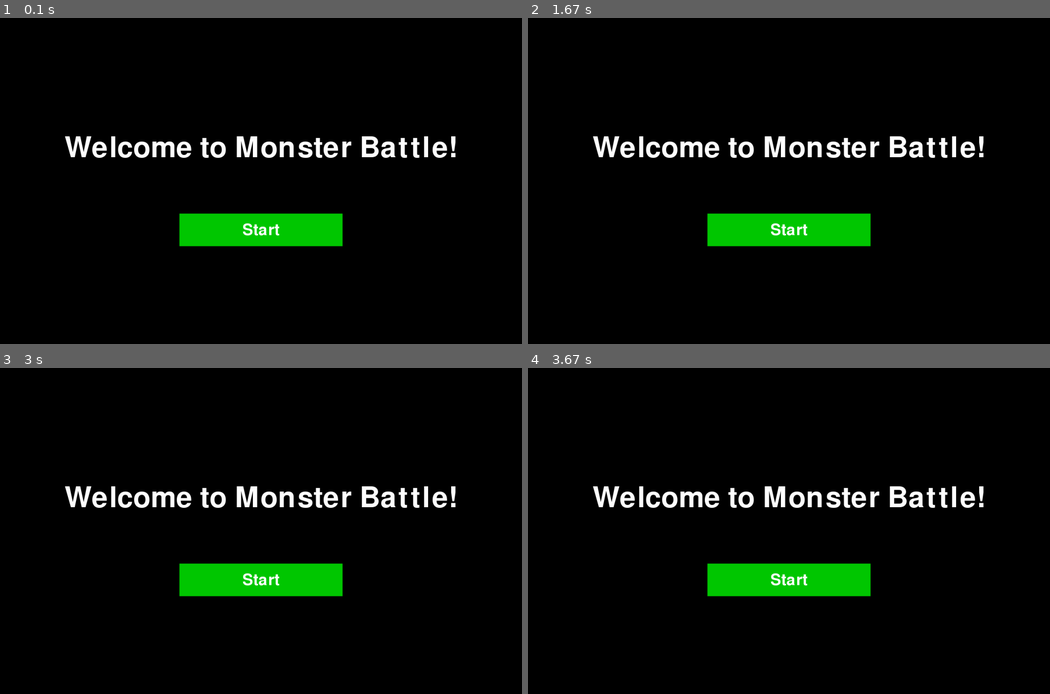
Above: before the commit, frames 1-4 (two rows, left to right).
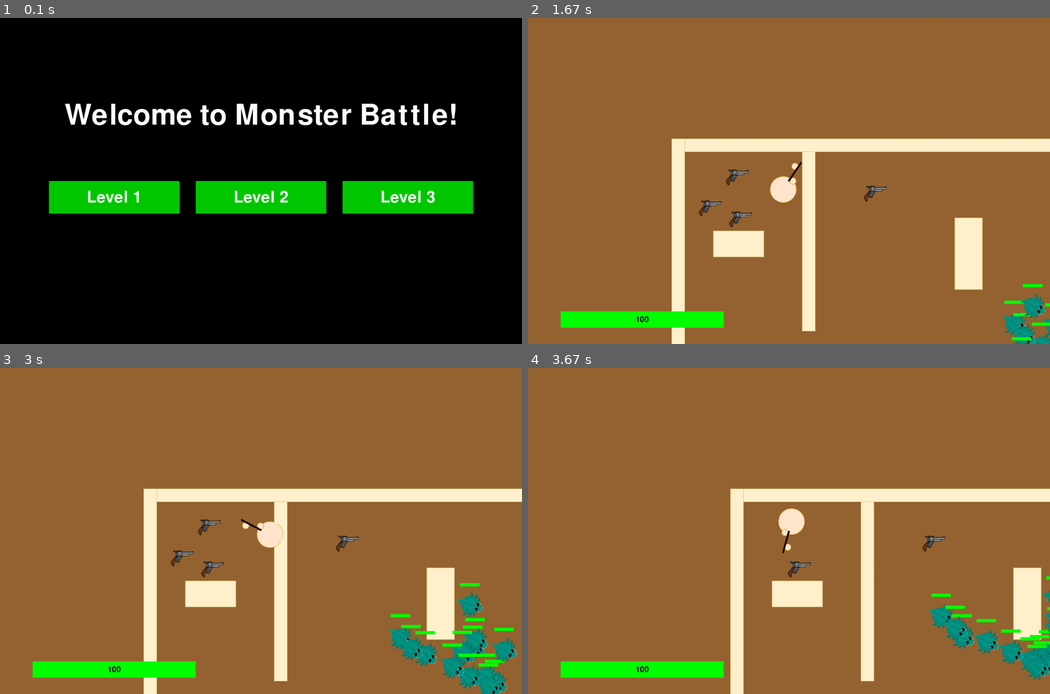
Above: after the commit, the same moments.

Repository: easonoob/pygame-monster-battle
Game: pygame game, started from main.py
The game is run twice, just before and just after one commit, with the same random seed, the same clock (stepped at 60 frames per second) and the same inputs.
Inputs (mouse positions are in pixels of both pictures, inside the frame that each line leads up to):
- Up to frame 1 (0.1 s): no input
- Up to frame 2 (1.67 s): click (789, 181) at 0.38 s; hold D 0.67-1.13 s; move the mouse to (794, 203) at 0.7 s; hold W 1.17-1.47 s; move the mouse to (841, 252) at 1.2 s; tap F at 1.23 s; click (867, 66) at 1.55 s
- Up to frame 3 (3 s): hold D 1.83-2.3 s; tap F at 1.9, 2.2, 2.4, 2.7, 2.97 s; click (454, 645) at 1.92 s; hold A 2.33-2.87 s; click (125, 410) at 2.42 s; hold S from 2.9 s (still down); click (135, 465) at 2.98 s
- Up to frame 4 (3.67 s): release S at 3.2 s; hold A 3.23-3.63 s; tap F at 3.3, 3.6 s; click (762, 615) at 3.32 s

The runs differ from the first frame. In frame 1, 15% of the frame differs, in the area x 9-91%, y 26-71%; in frame 2, 100%, in the area x 0-100%, y 0-100%; in frame 3, 100%; in frame 4, 100%.

Commit message:
added level

Diff:
--- a/main.py
+++ b/main.py
@@ -1,11 +1,12 @@
 import pygame
 import os
 import threading
+import time
 from src.player import Player
 from src.weapons import WeaponGroup
 from src.obstacles import ObstacleGroup
 from src.monster import MonsterGroup
-from src.screens import StartScreen, GameOverScreen
+from src.screens import StartScreen, LevelSelectionScreen, GameOverScreen
 
 pygame.init()
 pygame.mixer.init()
@@ -29,11 +30,14 @@
 background_music_thread.daemon = True
 background_music_thread.start()
 
-def init():
+def init(level=1):
+    number_monsters = [10, 25, 100]
+    monster_speed = [1, 2, 3]
+    weapon_health = [5, 10, 50]
     player = Player(screen, 150, 150, 'player_fists1.png')
     obstacles = ObstacleGroup(screen, 'obstacles.png')
-    weapons = WeaponGroup(screen, map_width, map_height, 5, obstacles)
-    monsters = MonsterGroup(screen, map_width, map_height, 25, obstacles)
+    weapons = WeaponGroup(screen, map_width, map_height, 5, obstacles, weapon_health[level-1])
+    monsters = MonsterGroup(screen, map_width, map_height, number_monsters[level-1], obstacles, monster_speed[level-1])
     bullets = pygame.sprite.Group()
     return player, weapons, obstacles, monsters, bullets
 
@@ -43,25 +47,28 @@
 
     player, weapons, obstacles, monsters, bullets = init()
 
-    start_screen = StartScreen(screen)
+    level_screen = LevelSelectionScreen(screen)
     lost_screen = GameOverScreen(screen, True)
     won_screen = GameOverScreen(screen, False)
+
     game_running = False
     game_over = False
     won = False
+    selected_level = False
+    level = 1
 
     while running:
         if game_running:
-            screen.fill((150, 100, 50))# 150, 100, 50
+            screen.fill((150, 100, 50))
 
             keys = pygame.key.get_pressed()
             player.update(keys, obstacles, weapons, monsters)
             if player.health <= 0:
                 game_running = False
                 game_over = True
+                selected_level = False
                 game_over_sound.play()
 
-        if game_running:
             weapons.update()
             obstacles.update()
 
@@ -81,18 +88,19 @@
                 bullet.draw(offset_x, offset_y)
 
         else:
-            if game_over:
+            if game_over and not selected_level:
                 if won:
                     won_screen.draw()
                 else:
                     lost_screen.draw()
             else:
-                start_screen.draw()
+                level_screen.draw()
 
         if len(monsters.monsters) == 0:
             game_running = False
             game_over = True
             won = True
+            selected_level = False
             win_sound.play()
 
         for event in pygame.event.get():
@@ -100,22 +108,25 @@
                 running = False
 
             if event.type == pygame.MOUSEBUTTONDOWN:
-                if player.weapon:
+                if player.weapon and game_running:
                     bullet = player.weapon.shoot(player, pygame.mouse.get_pos(), offset_x, offset_y, map_width, map_height)
-                    if bullet is not None: bullets.add(bullet)
-                    # print(bullets)
+                    if bullet is not None:
+                        bullets.add(bullet)
 
-            if not game_running and start_screen.handle_event(event):
+            if not game_running and not selected_level and level_screen.handle_event(event):
+                selected_level = True
+                level = level_screen.handle_event(event)
+                player, weapons, obstacles, monsters, bullets = init(level)
                 game_running = True
 
             if game_over and (lost_screen.handle_event(event) or won_screen.handle_event(event)):
                 game_over = False
-                game_running = True
                 won = False
-                player, weapons, obstacles, monsters, bullets = init()
+                time.sleep(0.1)
 
         keys = pygame.key.get_pressed()
-        if keys[pygame.K_ESCAPE]: running = False
+        if keys[pygame.K_ESCAPE]:
+            running = False
 
         pygame.display.flip()
         clock.tick(100)
--- a/src/monster.py
+++ b/src/monster.py
@@ -4,7 +4,7 @@
 import random
 
 class Monster(pygame.sprite.Sprite):
-    def __init__(self, screen, x, y, image_file):
+    def __init__(self, screen, x, y, speed, image_file):
         super().__init__()
         self.screen = screen
         self.base_image = pygame.image.load(os.path.join('assets', image_file)).convert_alpha()
@@ -15,7 +15,7 @@
         self.mask = pygame.mask.from_surface(self.image)
         self.health = 100
         self.max_health = 100
-        self.speed = 2 #1
+        self.speed = speed#2 #1
 
         self.health_bar_width = 60
         self.health_bar_height = 10
@@ -76,9 +76,10 @@
         pygame.draw.rect(self.screen, self.health_bar_color, health_fill_rect)
 
 class MonsterGroup:
-    def __init__(self, screen, map_width, map_height, num_monsters=50, obstacles=None):
+    def __init__(self, screen, map_width, map_height, num_monsters=50, obstacles=None, speed=2):
         self.monsters = pygame.sprite.Group()
         self.screen = screen
+        self.speed = speed
         for _ in range(num_monsters):
             monster = self.create(map_width, map_height)
             monster.mask = pygame.mask.from_surface(monster.image)
@@ -90,7 +91,7 @@
     def create(self, map_width, map_height):
         x = random.randint(int(map_width//1.5), map_width)
         y = random.randint(int(map_height//1.5), map_height)
-        return Monster(self.screen, x, y, 'monster.png')
+        return Monster(self.screen, x, y, self.speed, 'monster.png')
 
     def update(self, *args):
         self.monsters.update(*args)
--- a/src/screens.py
+++ b/src/screens.py
@@ -38,6 +38,48 @@
                 return True
         return False
 
+class LevelSelectionScreen:
+    def __init__(self, screen):
+        self.screen = screen
+        self.font = pygame.font.Font(None, 128)
+        self.button_font = pygame.font.Font(None, 72)
+
+        w, h = pygame.display.get_surface().get_size()
+
+        self.button_color = (0, 200, 0)
+        self.button_hover_color = (0, 255, 0)
+        self.level_1_rect = pygame.Rect(w//2-450-200, h//2, 400, 100)
+        self.level_2_rect = pygame.Rect(w//2-200, h//2, 400, 100)
+        self.level_3_rect = pygame.Rect(w//2+450-200, h//2, 400, 100)
+
+        self.button_hover = None
+
+    def draw(self):
+        self.screen.fill((0, 0, 0))
+
+        title_text = self.font.render("Welcome to Monster Battle!", True, (255, 255, 255))
+        title_rect = title_text.get_rect(center=(self.screen.get_width() / 2, self.screen.get_height() / 2 - 200))
+        self.screen.blit(title_text, title_rect)
+
+        self.button_hover = None
+        for level, rect in enumerate([self.level_1_rect, self.level_2_rect, self.level_3_rect], start=1):
+            hover = rect.collidepoint(pygame.mouse.get_pos())
+            if hover:
+                self.button_hover = level
+            button_color = self.button_hover_color if hover else self.button_color
+            pygame.draw.rect(self.screen, button_color, rect)
+
+            button_text_surface = self.button_font.render(f"Level {level}", True, (255, 255, 255))
+            button_text_rect = button_text_surface.get_rect(center=rect.center)
+            self.screen.blit(button_text_surface, button_text_rect)
+
+    def handle_event(self, event):
+        if event.type == pygame.MOUSEBUTTONDOWN and event.button == 1:
+            for level, rect in enumerate([self.level_1_rect, self.level_2_rect, self.level_3_rect], start=1):
+                if rect.collidepoint(event.pos):
+                    return level
+        return None
+
 class GameOverScreen:
     def __init__(self, screen, lose=True):
         self.screen = screen
--- a/src/weapons.py
+++ b/src/weapons.py
@@ -6,7 +6,7 @@
 pygame.mixer.init()
 
 class Bullet(pygame.sprite.Sprite):
-    def __init__(self, screen, start_x, start_y, target_x, target_y, map_width, map_height):
+    def __init__(self, screen, start_x, start_y, target_x, target_y, map_width, map_height, bullet_health):
         super().__init__()
         self.screen = screen
         self.image = pygame.Surface((10, 10))
@@ -24,7 +24,7 @@
 
         self.map_width = map_width
         self.map_height = map_height
-        self.health = 10
+        self.health = bullet_health
 
     def update(self, obstacles, monsters):
         self.rect.x += self.dx
@@ -48,9 +48,10 @@
         self.screen.blit(self.image, (self.rect.x + offset_x, self.rect.y + offset_y))
 
 class Weapon(pygame.sprite.Sprite):
-    def __init__(self, screen, x, y):
+    def __init__(self, screen, x, y, bullet_health):
         super().__init__()
         self.screen = screen
+        self.bullet_health = bullet_health
         self.image = pygame.image.load(os.path.join('assets', 'weapon.png')).convert_alpha()
         self.image = pygame.transform.scale(self.image, (70, 50))
         self.rect = self.image.get_rect(center=(x, y))
@@ -78,12 +79,13 @@
         if now - self.last_shot_time > 200:  # 500 ms between shots
             self.last_shot_time = now
             self.sound.play()
-            return Bullet(self.screen, player.rect.centerx, player.rect.centery, mouse_pos[0] - offset_x, mouse_pos[1] - offset_y, map_width, map_height)
+            return Bullet(self.screen, player.rect.centerx, player.rect.centery, mouse_pos[0] - offset_x, mouse_pos[1] - offset_y, map_width, map_height, self.bullet_health)
 
 class WeaponGroup:
-    def __init__(self, screen, map_width, map_height, num_weapons=5, obstacles=None):
+    def __init__(self, screen, map_width, map_height, num_weapons=5, obstacles=None, bullet_health=5):
         self.weapons = pygame.sprite.Group()
         self.screen = screen
+        self.bullet_health = bullet_health
         for _ in range(num_weapons):
             weapon = self.create(map_width, map_height)
             weapon.mask = pygame.mask.from_surface(weapon.image)
@@ -95,7 +97,7 @@
     def create(self, map_width, map_height):
         x = random.randint(0, map_width//3)
         y = random.randint(0, map_height//3)
-        return Weapon(self.screen, x, y)
+        return Weapon(self.screen, x, y, self.bullet_health)
 
     def update(self):
         pass
